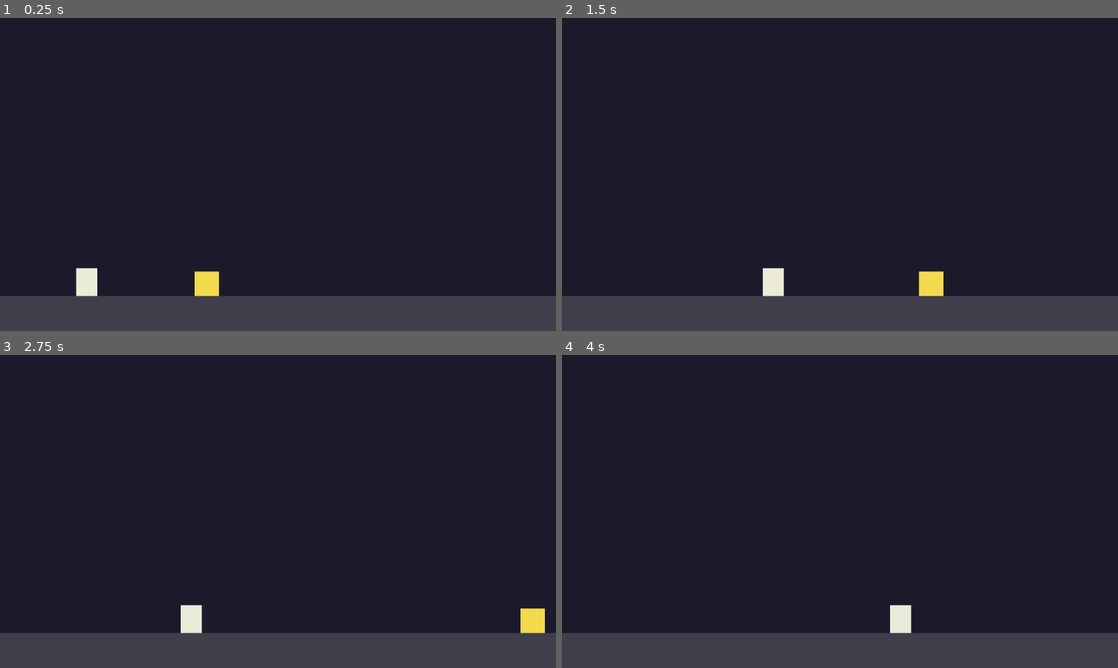
Above: before the commit, frames 1-4 (two rows, left to right).
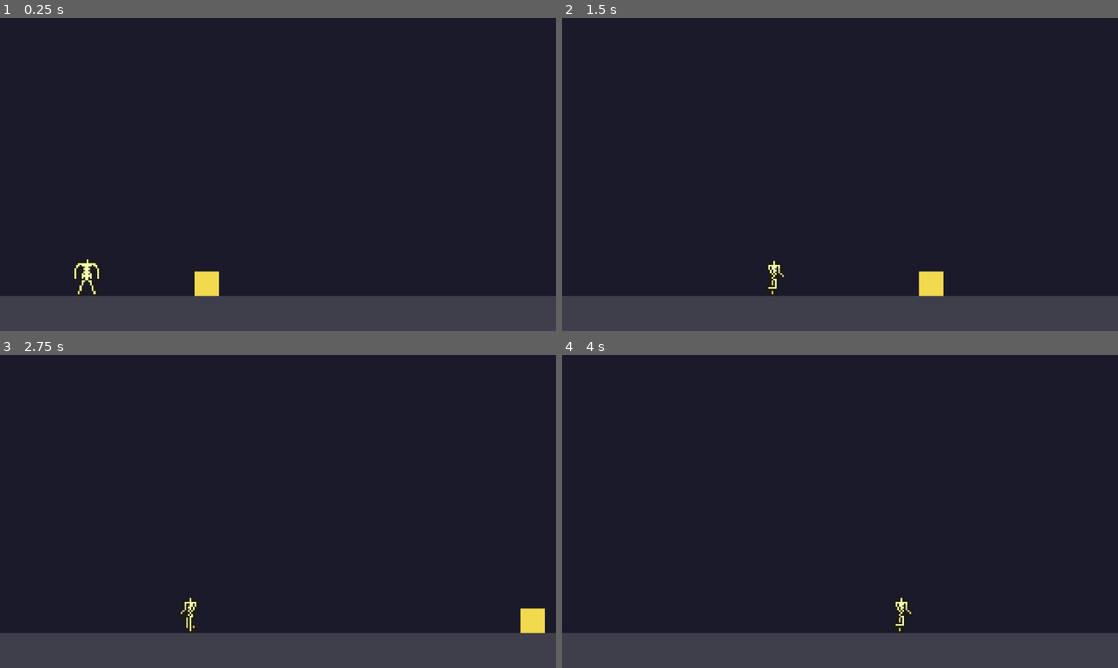
Above: after the commit, the same moments.

Repository: tucksravin/dont-lose-your-head
Game: Godot game, scene res://scenes/intro/intro.tscn
The game is run twice, just before and just after one commit, with the same random seed, the same clock (stepped at 60 frames per second) and the same inputs.
Inputs:
- Up to frame 1 (0.25 s): no input
- Up to frame 2 (1.5 s): hold D (move_right) from 0.53 s (still down); tap E (interact) at 0.6, 1.35 s; tap Space (jump) at 0.77 s
- Up to frame 3 (2.75 s): tap Space (jump) at 1.52 s; release D (move_right) at 2.03 s; hold A (move_left) from 2.03 s (still down); tap E (interact) at 2.1 s
- Up to frame 4 (4 s): release A (move_left) at 2.78 s; hold D (move_right) from 2.78 s (still down); tap E (interact) at 2.85, 3.6 s; tap Space (jump) at 3.02, 3.77 s

The runs differ from the first frame. In frame 1, 0.5% of the frame differs, in the area x 13-19%, y 77-89%; in frame 2, 0.4%; in frame 3, 0.4%; in frame 4, 0.4%.

Commit message:
Body: swap placeholder rect for the skeleton sprite (AnimatedSprite2D, 2x)
- body.tscn: Visual ColorRect -> AnimatedSprite2D using assets/sprites/body_frames.tres,
  scale 2, centered=false, offset (-16,-32) so the feet stay on the floor origin.
  Collider left as-is (24x32) — owner may tighten to ~22x38 at y -19.
- body.gd: _process() plays walk/idle from velocity and flips to face travel;
  velocity-driven so scripted cutscenes (is_scripted) animate too.
Verified: --import clean; body/intro/day_template/reunion run 90 frames headless, no errors.

Co-Authored-By: Claude Fable 5 <noreply@anthropic.com>

Diff:
--- a/scenes/body/body.gd
+++ b/scenes/body/body.gd
@@ -12,6 +12,19 @@
 ## made on it from elsewhere (even from a script that's still enabled)
 ## fails with "body->get_space() is null".
 var is_scripted: bool = false
+
+## Sprite animation: "walk" while moving, "idle" otherwise; faces the direction of travel.
+## Driven by velocity (not input) so cutscenes that set velocity directly animate too.
+@onready var _sprite: AnimatedSprite2D = $Visual
+
+
+func _process(_delta: float) -> void:
+	if absf(velocity.x) > 1.0:
+		_sprite.flip_h = velocity.x < 0.0
+		if _sprite.animation != &"walk":
+			_sprite.play(&"walk")
+	elif _sprite.animation != &"idle":
+		_sprite.play(&"idle")
 
 
 func _physics_process(delta: float) -> void:
--- a/scenes/body/body.tscn
+++ b/scenes/body/body.tscn
@@ -1,6 +1,7 @@
 [gd_scene format=3 uid="uid://ckkidbot3beas"]
 
 [ext_resource type="Script" uid="uid://di2q7ndtx0ofg" path="res://scenes/body/body.gd" id="1_body_script"]
+[ext_resource type="SpriteFrames" path="res://assets/sprites/body_frames.tres" id="2_body_frames"]
 
 [sub_resource type="RectangleShape2D" id="RectangleShape2D_body"]
 size = Vector2(24, 32)
@@ -12,9 +13,10 @@
 position = Vector2(0, -16)
 shape = SubResource("RectangleShape2D_body")
 
-[node name="Visual" type="ColorRect" parent="." unique_id=1608701321]
-offset_left = -12.0
-offset_top = -32.0
-offset_right = 12.0
-mouse_filter = 2
-color = Color(0.92, 0.92, 0.85, 1)
+[node name="Visual" type="AnimatedSprite2D" parent="." unique_id=1608701321]
+scale = Vector2(2, 2)
+sprite_frames = ExtResource("2_body_frames")
+animation = &"idle"
+autoplay = "idle"
+centered = false
+offset = Vector2(-16, -32)
